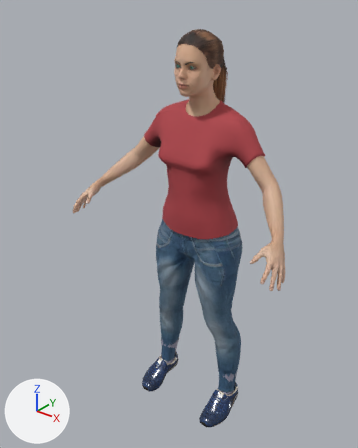
What one commit did to the glTF model public/life/assets/cast/mother.glb.
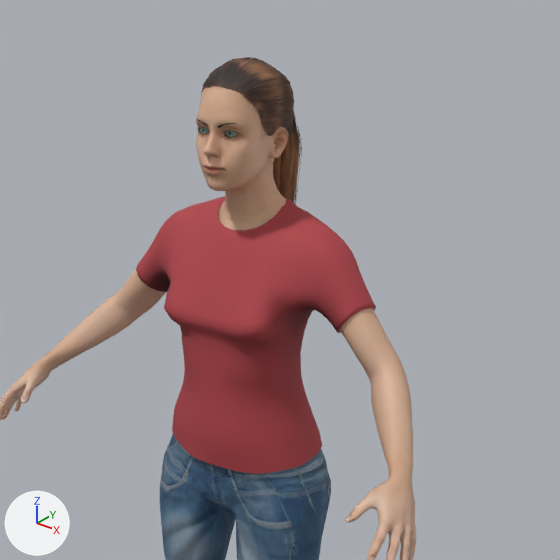
Each version appears first whole from a 50 mm camera at (1.074, -1.506, 1.746) aimed at (-0.071, -0.074, 0.858), and next in a close-up on the part from 21% to 100% of the width and 0% to 63% of the height. Every picture has the same lights, and +X, +Y and +Z are marked at lower left. The older version's two pictures come first.

The first close-up shows 'Body', 'Clothes', 'Hair', 'Head' and 1 more.
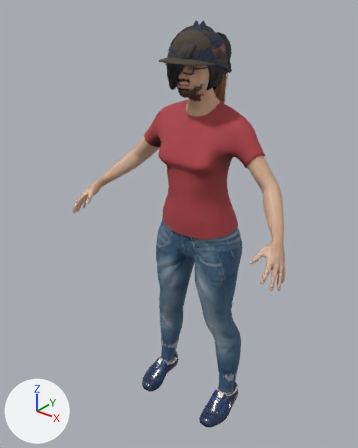
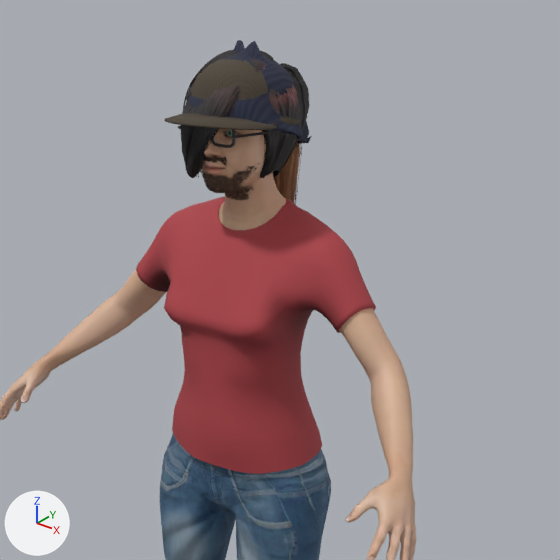
The change in detail:
Picture 'bob01_diffuse' (img_bob01_diffuse) is new.
Picture 'acc_moustache_strands' (img_acc_moustache_strands) is new.
Picture 'acc_cap_tweed' (img_acc_cap_tweed) is new.
Picture 'acc_beard_strands' (img_acc_beard_strands) is new.
Picture 'acc_beanie_knit' (img_acc_beanie_knit) is new.
Material 'mother_hair2' (mat_mother_hair2) is new.
Its texture is img_bob01_diffuse.
Its roughness is 0.7.
Material 'acc_moustache' (mat_acc_moustache) is new.
Uses the picture img_acc_moustache_strands.
Material 'acc_glasses_square' (mat_acc_glasses_square) is new.
Its base color is (0.04, 0.035, 0.035) (dark grey #383535).
Its roughness is 0.35.
Material 'acc_cap' (mat_acc_cap) is new.
Its texture is img_acc_cap_tweed.
Its roughness is 0.9.
Material 'acc_beard' (mat_acc_beard) is new.
Uses the picture img_acc_beard_strands.
Material 'acc_beanie' (mat_acc_beanie) is new.
Its texture is img_acc_beanie_knit.
Its roughness is 0.95.
Mesh me_mother_hair2 is new.
It has 4965 vertices, 8161 faces and spans x -0.112..0.096, y -0.173..0.073, z 1.384..1.618.
It uses material mat_mother_hair2 (picture img_bob01_diffuse).
Mesh me_mother_head_001 is new.
It has 296 vertices, 444 faces and spans x -0.0318..0.0318, y -0.1626..-0.1207, z 1.4353..1.4582.
It uses material mat_acc_moustache.
Mesh me_acc_glasses_square is new.
It has 402 vertices, 792 faces and spans x -0.076..0.076, y -0.159..-0.022, z 1.463..1.51.
It uses material mat_acc_glasses_square (dark grey #383535).
Mesh me_acc_cap_flat is new.
It has 1192 vertices, 2380 faces and spans x -0.103..0.103, y -0.21..0.216, z 1.408..1.61.
It uses material mat_acc_cap (picture img_acc_cap_tweed).
Mesh me_mother_head_002 is new.
It has 696 vertices, 1112 faces and spans x -0.0656..0.0656, y -0.1631..-0.0635, z 1.3671..1.4581.
It uses material mat_acc_beard.
Mesh me_acc_beanie is new.
It has 1120 vertices, 2236 faces and spans x -0.118..0.118, y -0.163..0.086, z 1.448..1.632.
It uses material mat_acc_beanie (picture img_acc_beanie_knit).
Object 'Hair2' (ob_hair2) is new; it shows me_mother_hair2.
Its location is (0.0, 0.0, 0.0).
Object 'Acc_moustache' (ob_acc_moustache) is new; it shows me_mother_head_001.
Its location is (0.0, 0.0, 0.0).
Object 'Acc_glasses_square' (ob_acc_glasses_square) is new; it shows me_acc_glasses_square.
Its location is (0.0, 0.0, 0.0).
Object 'Acc_cap_flat' (ob_acc_cap_flat) is new; it shows me_acc_cap_flat.
Its location is (0.0, 0.0, 0.0).
Object 'Acc_beard' (ob_acc_beard) is new; it shows me_mother_head_002.
Its location is (0.0, 0.0, 0.0).
Object 'Acc_beanie' (ob_acc_beanie) is new; it shows me_acc_beanie.
Its location is (0.0, 0.0, 0.0).

Changed parts and their boxes (x1, y1, x2, y2) in the close-ups (560 x 560 px):
'Hair2', added
    after: (180, 50, 310, 179)
'Acc_cap_flat', added (brown)
    after: (164, 59, 307, 130)
'Acc_beanie', added (blue)
    after: (188, 40, 312, 144)
'Acc_beard', added (brown)
    after: (200, 156, 260, 201)
'Acc_glasses_square', added
    after: (178, 126, 269, 148)
'Acc_moustache', added
    after: (204, 155, 228, 167)
